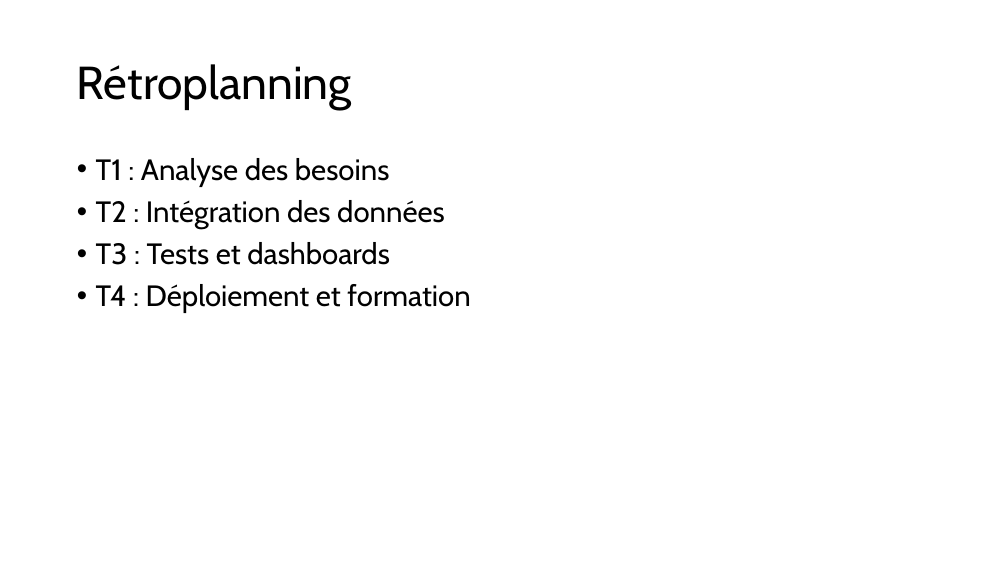
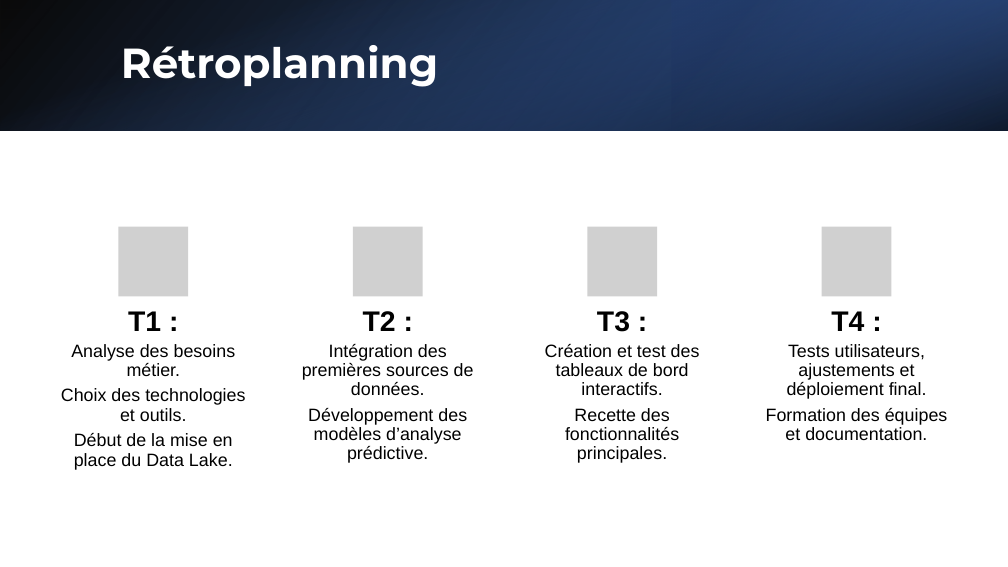
Before and after one commit to obenmaha/Download, a slide deck: slide 14 of Trame cahier des charges.pptx (slide 8 before the commit). Drawn at 1008x567 pixels with LibreOffice and Linux fonts; fonts in the diff are those of the drawing; grey boxes stand for pictures. Boxes give left, top, right and bottom in pixels: in the first picture for what was removed or moved away, otherwise in the second. Text is boxed around its words. In the diff, an @@ line names an element or a change of style, - is before the commit and + after.

```diff
--- a/Trame cahier des charges.pptx
+++ b/Trame cahier des charges.pptx
@@ rectangle added at (0, 0, 1008, 130), fill gradient #000000 to #2F5597 @@
@@ rectangle added at (0, 0, 1008, 130), fill gradient #4472C4 to #000000 @@
@@ title "Rétroplanning": place and size @@
-title "Rétroplanning" at (77, 64, 352, 110)
+title "Rétroplanning" at (121, 37, 438, 87)
@@ title "Rétroplanning" at (121, 37, 438, 87): size 44 to 40 pt, font Cabin to Montserrat, text colour #000000 to #FFFFFF, bold on @@
@@ rectangle added at (672, 0, 1008, 130), fill gradient #203864 to #4472C4 @@
@@ text removed at (96, 158, 470, 313) @@
-• T1 : Analyse des besoins
-• T2 : Intégration des données
-• T3 : Tests et dashboards
-• T4 : Déploiement et formation
@@ group added at (61, 227, 948, 470): 8 texts, 4 pictures @@
+T1 :
+Analyse des besoins métier.
+Choix des technologies et outils.
+Début de la mise en place du Data Lake.
+T2 :
+Intégration des premières sources de données.
+Développement des modèles d’analyse prédictive.
+T3 :
+Création et test des tableaux de bord interactifs.
+Recette des fonctionnalités principales.
+T4 :
+Tests utilisateurs, ajustements et déploiement final.
+Formation des équipes et documentation.
```
Also in this commit, not shown: 6 other slides changed, 9 slides added, 2 slides removed, 1 other file.
